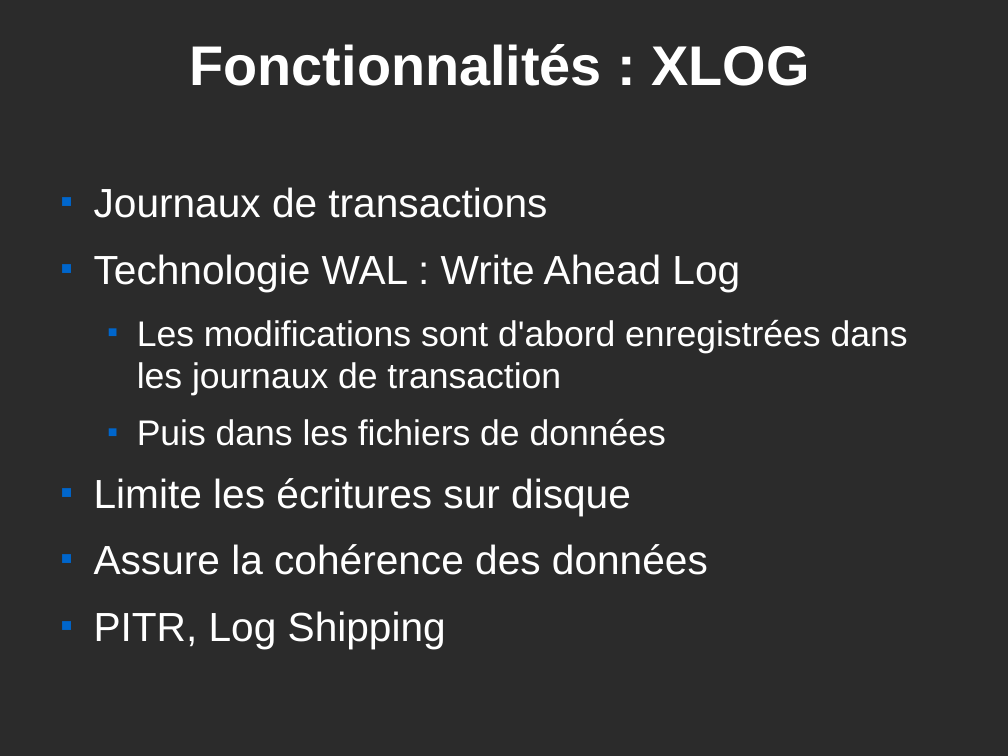
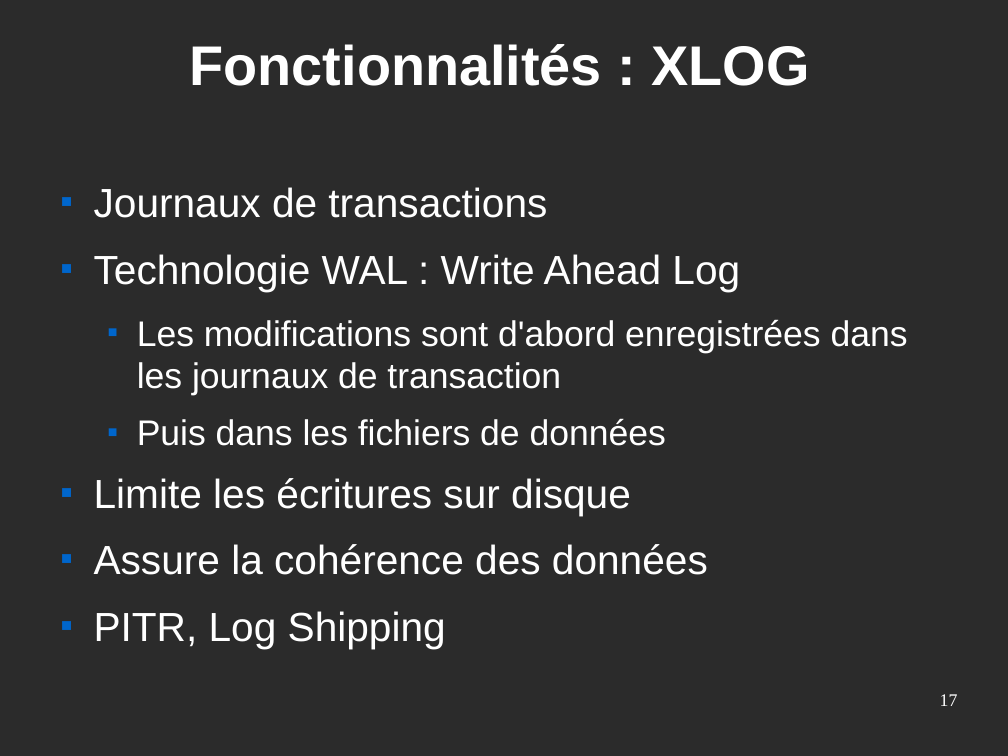
Before and after one commit to postgresqlfr/pgfr_materials, a slide deck: slide 17 of advocacy/trunk/confs/presentationPG.odp. Drawn at 1008x756 pixels with LibreOffice and Linux fonts; fonts in the diff are those of the drawing; background and template pictures are left out; a plain dark background stands for a picture behind light text. Boxes give left, top, right and bottom in pixels: in the first picture for what was removed or moved away, otherwise in the second. Text is boxed around its words. In the diff, an @@ line names an element or a change of style, - is before the commit and + after.

```diff
--- a/advocacy/trunk/confs/presentationPG.odp
+++ b/advocacy/trunk/confs/presentationPG.odp
@@ page number added at [940,694,958,706], 14 pt, text #FFFFFF @@
+17
```
Also in this commit, not shown: 50 other slides changed, 1 other file.
